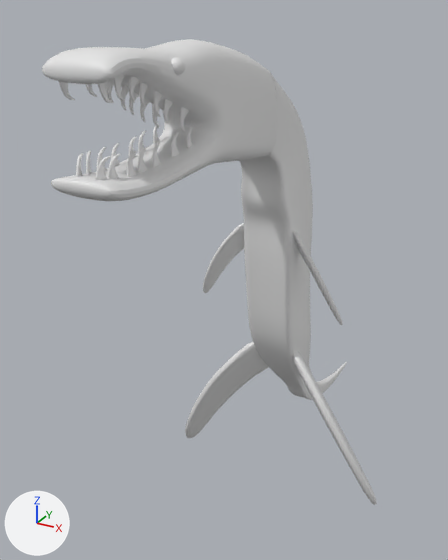
The Blender file Assets/Models/EelReptileMonster.blend, before and after one commit.
Both versions are drawn from a 50 mm lens placed at (4.52, -6.66, 1.35), pointed at (-0.94, 3.26, -3.61). Lighting does not change. The marker at lower left points along +X, +Y and +Z.

Objects in the first picture: 'Body'.
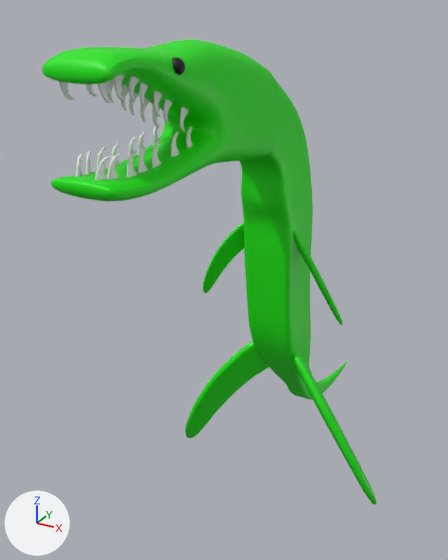
Changed parts and their boxes (x1, y1, x2, y2) in the pictures (448 x 560 px):
part 1 of me_plane_001, recoloured (white to green): (42, 39, 377, 505) in both
part 2 of me_plane_001, recoloured (white to black): (172, 57, 185, 75) in both

Diff of the bpy script that builds the scene:
```diff
--- a/Assets/Models/EelReptileMonster.blend.py
+++ b/Assets/Models/EelReptileMonster.blend.py
@@ mat_teeth @@
+mat_teeth = principled_material('Teeth')
+mat_teeth.base_color = (0.8, 0.8, 0.8)  # white #e7e7e7
@@ mat_body @@
+mat_body = principled_material('Body')
+mat_body.base_color = (0.0082, 0.8, 0.0)  # green #16e700
@@ mat_eyes @@
+mat_eyes = principled_material('Eyes')
+mat_eyes.base_color = (0.0, 0.0, 0.0)  # black #000000
@@ me_plane_001 @@
 me_plane_001.from_pydata(...)  # 19047 vertices, 19552 faces, 24 loose edges; spans x -2.4..2.4, y -1.7..9.09, z -8.54..0.98
 # used by ob_body; location = (0.0, 0.0, 0.0)
+# me_plane_001 part 1: 11998 of the faces centred in x -2.4..2.4, y -1.7..9.09, z -8.53..0.97 switch from no material to mat_body (green #16e700)
+# me_plane_001 part 2: 473 of the faces centred in x -0.53..0.53, y -0.46..-0.26, z 0.64..0.83 switch from no material to mat_eyes (black #000000)
+me_plane_001.materials.append(mat_teeth)  # white #e7e7e7
```
